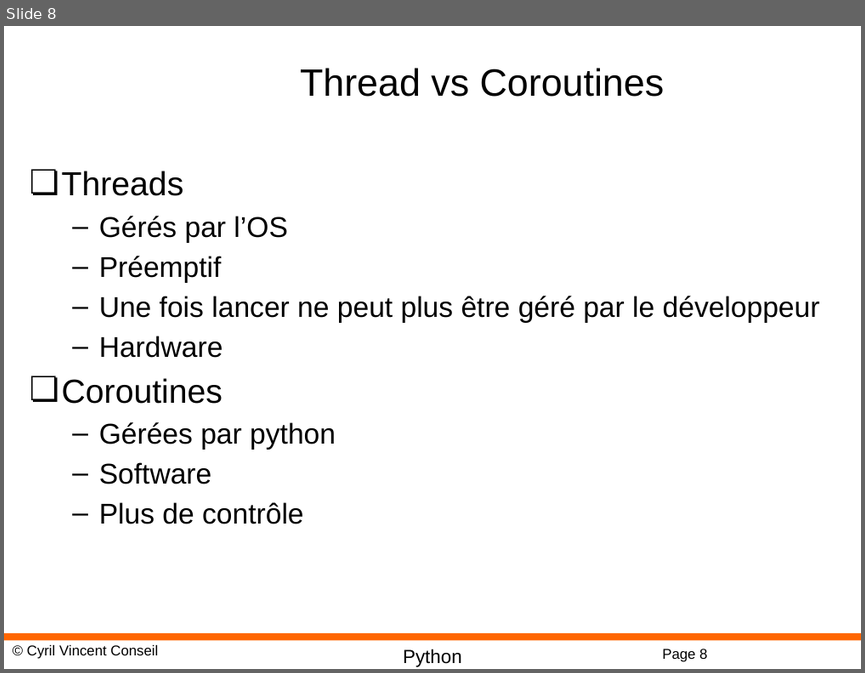
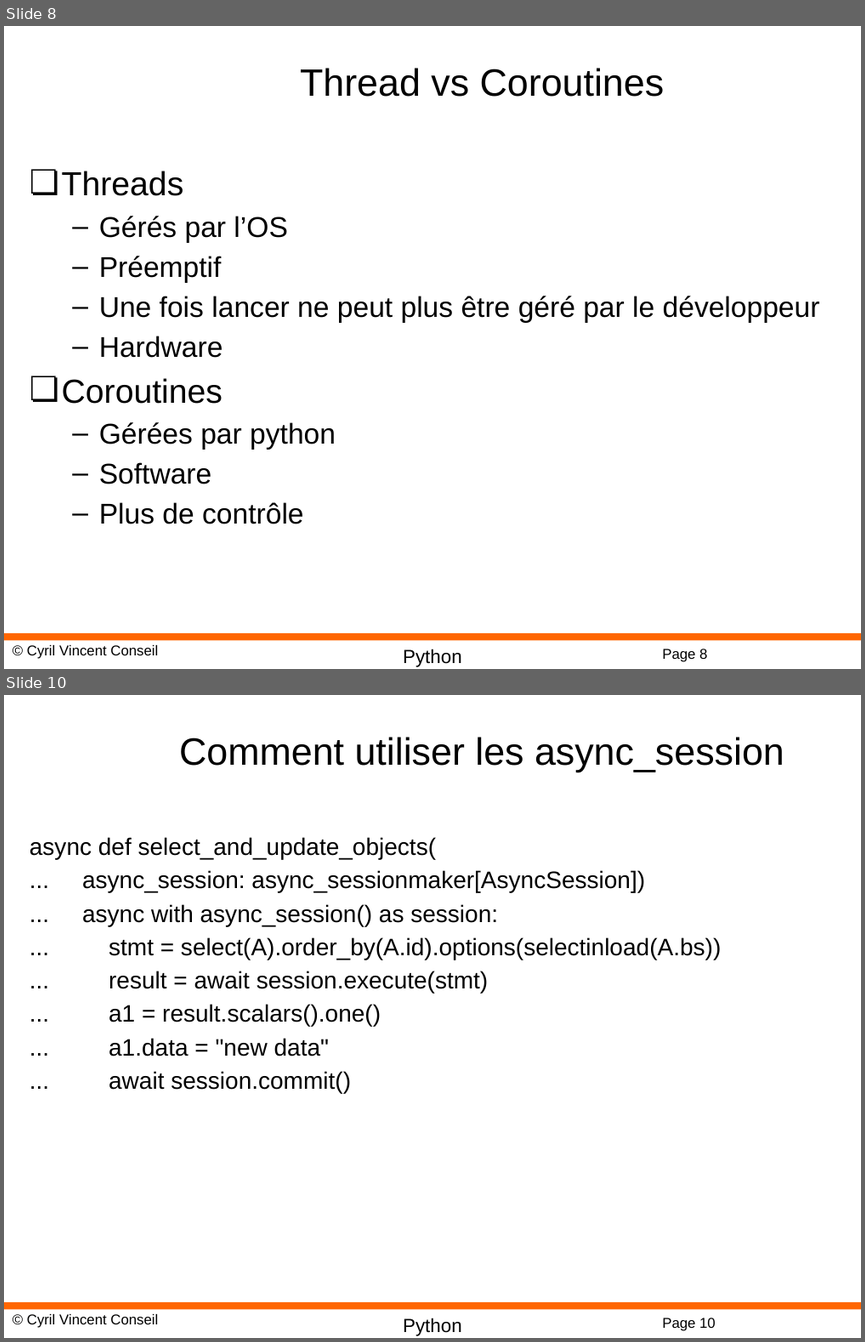
Before and after one commit to cyrilvincent/python, a slide deck: ppt/Python23-Async.pptx. Shown one above the other, each under a label of ours: slide 8 before the commit, slides 8 and 10 after it; the slides between them are not shown. The pictures are 865x673 and 865x1342 pixels, drawn with LibreOffice and Linux fonts; fonts in the diff are those of the drawing; background and template pictures are left out. Boxes give left, top, right and bottom in pixels: in the first picture for what was removed or moved away, otherwise in the second. Text is boxed around its words. In the diff, an @@ line names an element or a change of style, - is before the commit and + after.

```diff
--- a/ppt/Python23-Async.pptx
+++ b/ppt/Python23-Async.pptx
@@ slide 10 added at (4,695,861,1338), background #FFFFFF; not listed: 4 template elements that a slide beside it also shows @@
@@ title added at (179,737,784,772), 32 pt, text #000000 @@
+Comment utiliser les async_session
@@ text added at (30,837,721,1093), 20 pt, text #000000 @@
+async def select_and_update_objects(
+... async_session: async_sessionmaker[AsyncSession])
+... async with async_session() as session:
+... stmt = select(A).order_by(A.id).options(selectinload(A.bs))
+... result = await session.execute(stmt)
+... a1 = result.scalars().one()
+... a1.data = "new data"
+... await session.commit()
```
Also in this commit, not shown: 1 other slide added, 8 other files.
